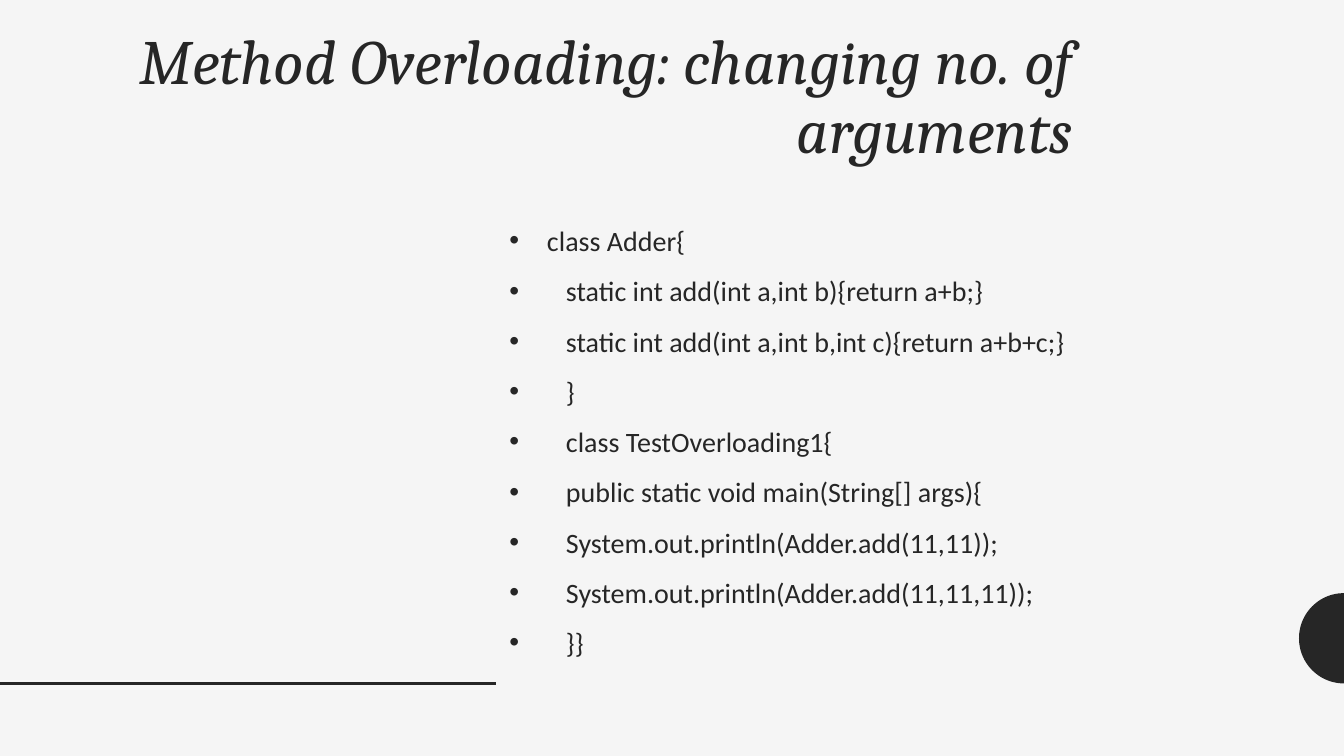
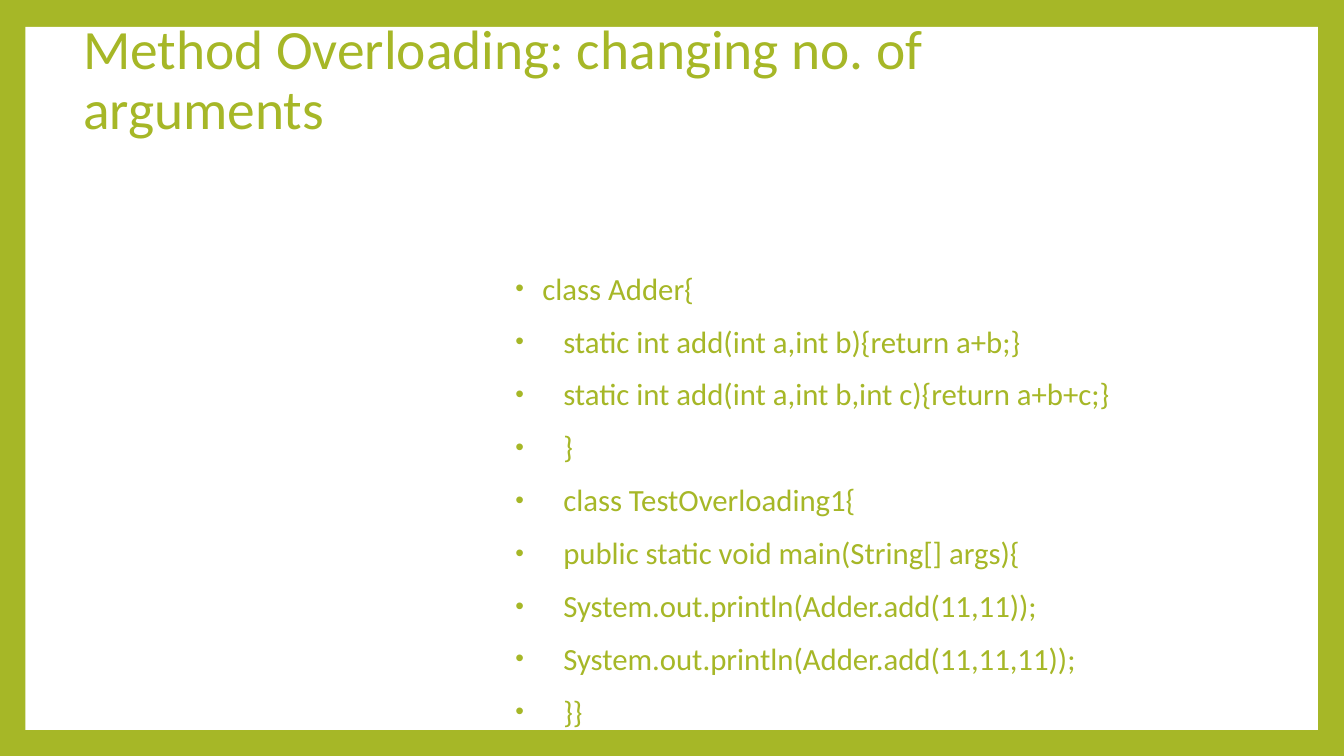
Before and after one commit to ramimhossain12/Java-Programming-Tutorial-OOP-Exercises, a slide deck: slide 6 of java tutarial for OOP/polymorphism.pptx. Drawn at 1344x756 pixels with LibreOffice and Linux fonts; fonts in the diff are those of the drawing. Boxes give left, top, right and bottom in pixels: in the first picture for what was removed or moved away, otherwise in the second. Text is boxed around its words. In the diff, an @@ line names an element or a change of style, - is before the commit and + after.

Commit message:
theme change polymorphism

```diff
--- a/java tutarial for OOP/polymorphism.pptx
+++ b/java tutarial for OOP/polymorphism.pptx
@@ background #F5F5F5 to #A6B727 @@
@@ rectangle added at box(25, 27, 1318, 730), fill #FFFFFF @@
@@ title "Method Overloading: changing no. of ..." at box(83, 23, 922, 139): size 45 to 39.6 pt, font Cambria to Calibri, text colour #262626 to #A6B727, italic off; alignment right to left; vertical alignment top to middle @@
@@ text "class Adder{": place and size @@
-text "class Adder{" at box(547, 230, 1064, 608)
+text "class Adder{" at box(542, 277, 1109, 675)
@@ text "class Adder{" at box(542, 277, 1109, 675): size 20 to 22 pt, text colour #262626 to #A6B727; indent changed; line spacing 1.12 to 0.9; more space between paragraphs @@
@@ freeform shape removed at box(1300, 593, 1344, 684) @@
@@ line removed from (0, 684) to (496, 684) @@
```
Also in this commit, not shown: 24 other slides changed, 1 slide added, 1 slide removed.
